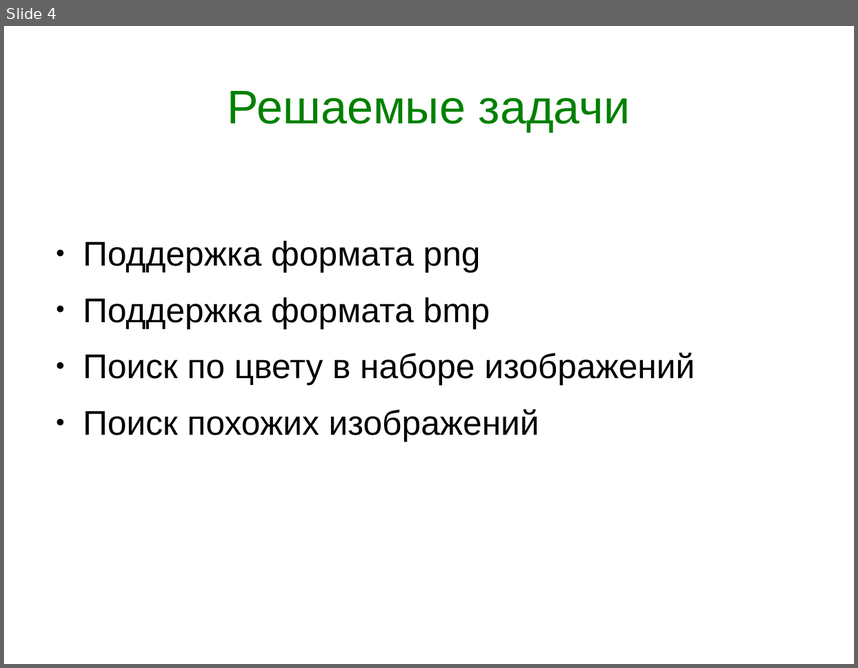
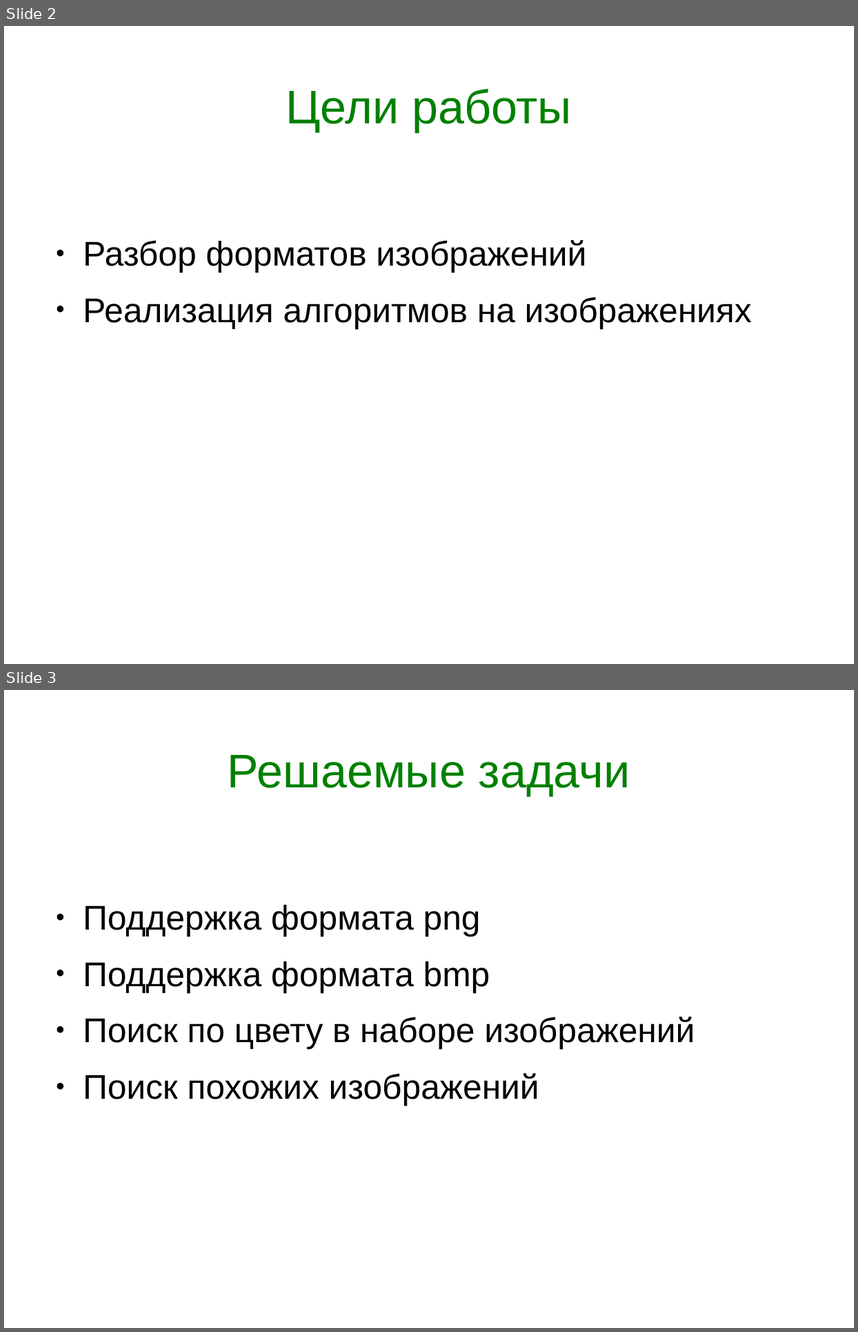
Before and after one commit to tipe/searchbycolor, a slide deck: Presentation.odp. Shown one above the other, each under a label of ours: slide 4 before the commit, slides 2 and 3 after it. The pictures are 858x668 and 858x1332 pixels, drawn with LibreOffice and Linux fonts; fonts in the diff are those of the drawing. Boxes give left, top, right and bottom in pixels: in the first picture for what was removed or moved away, otherwise in the second. Text is boxed around its words. In the diff, an @@ line names an element or a change of style, - is before the commit and + after.

```diff
--- a/Presentation.odp
+++ b/Presentation.odp
@@ slide 2 added at (4, 26, 854, 664), background #FFFFFF @@
@@ title added at (286, 89, 572, 132), 44 pt, text #008000 @@
+Цели работы
@@ text added at (83, 240, 752, 328), 32 pt, text #000000 @@
+● Разбор форматов изображений
+● Реализация алгоритмов на изображениях
@@ what was slide 4 is now slide 3 @@
```
Also in this commit, not shown: 2 slides changed, 6 other slides added, 4 slides removed.
